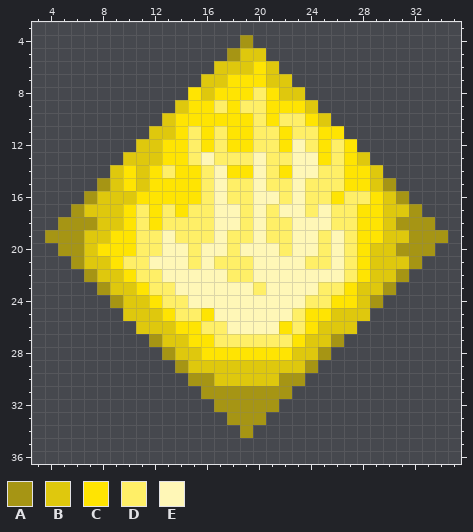
Pixel-art sprite, stored at Art/16x16 Pixel Art Roguelike (Forest) Pack/ui/weapon ability icons/Kombat hammer UI icon.png. This is how it looked before the edit.
The file is 39x39 pixels. Colours within 5 levels of each other are drawn and written as one. Shown: x 3..35, y 3..36.
Palette (. is transparent): A #a69514  B #dfc80d  C #ffe402  D #ffef67  E #fff7b7
Pixels before, first column x 4:
 4 ...............A...............
 5 ..............ABB..............
 6 .............BBBCB.............
 7 ............BBCCCBB............
 8 ...........CBCCCDCBB...........
 9 ..........BCCDCDDCCCB..........
10 .........BCCCCCCDCDDCB.........
11 ........BBCDCDCCDDCDDCC........
12 .......BBCCDCDCCDDCEDCDC.......
13 ......BBBCCDEDDDEDDEECDCB......
14 .....BCBCDCCDECCEDCEEDDCCB.....
15 ....ABCBCCCCDEDDEDDEDDDCCBA....
16 ...ABBBCCCCCDEDDEEDEDDCDDCBA...
17 ..ABBBCDCDCDDEEDEDEEDEDDCCBBA..
18 .AAABBCDCDDDDEEDEDDEEEDDCCBAAA.
19 AAABBCCDDEDDDEDDEDDEEDEDCCBBAAA
20 .AABCCCDDEEDEEDEEEDEEDEDCBBAAA.
21 ..ABBCDDEEEDEDDDEEEEDDEDCBBBA..
22 ...ABBCDDEEEEEDDEEEEEEEDCBBA...
23 ....ABBCDDEEEEEEDEEEEDDCBBA....
24 .....ABBCDDEEEEEEEEEDDCCBA.....
25 ......BBBCDDCEEEEEEDCCBBB......
26 .......BBBCCDDEEEECDCBBB.......
27 ........ABBCCDDDDDDCBBA........
28 .........ABBCCCCCCCBBA.........
29 ..........ABBBBBBBBBA..........
30 ...........AABBBBBAA...........
31 ............AAAAAAA............
32 .............AAAAA.............
33 ..............AAA..............
34 ...............A...............
Now the later version:
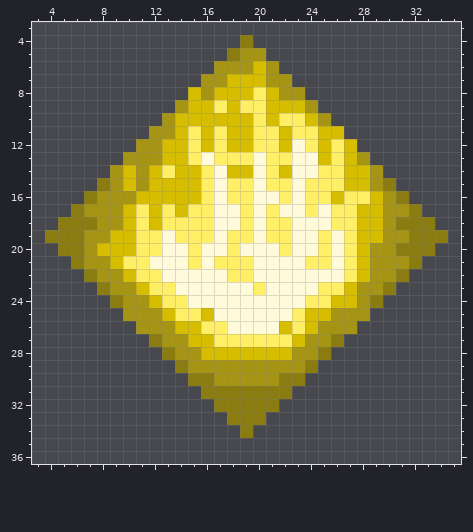
The exact change:
colour A: #a69514 -> #8a7c11
colour B: #dfc80d -> #a69514
colour C: #ffe402 -> #d6bd00
colour E: #fff7b7 -> #fffada
